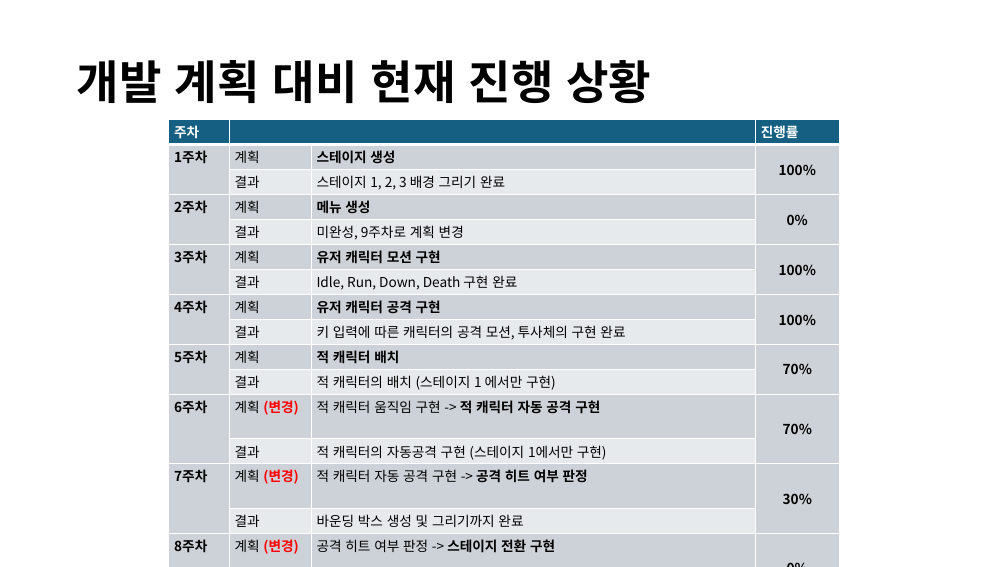
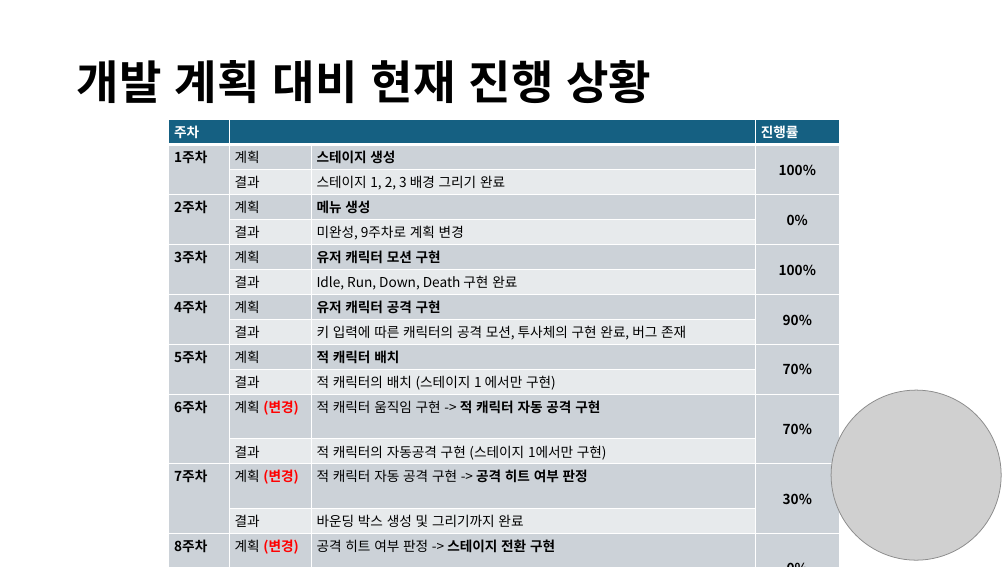
Before and after one commit to jmlee4122/2DGP_project_2021182030, a slide deck: slide 3 of slides/2D 게임프로그래밍 2차 발표자료.pptx. Drawn at 1008x567 pixels with LibreOffice and Linux fonts; fonts in the diff are those of the drawing; grey boxes stand for pictures. Boxes give left, top, right and bottom in pixels: in the first picture for what was removed or moved away, otherwise in the second. Text is boxed around its words. In the diff, an @@ line names an element or a change of style, - is before the commit and + after.

```diff
--- a/slides/2D 게임프로그래밍 2차 발표자료.pptx
+++ b/slides/2D 게임프로그래밍 2차 발표자료.pptx
@@ table at [169, 119, 839, 558] @@
-row 8, column 4: 100%
+row 8, column 4: 90%
-row 9, column 3: 키 입력에 따른 캐릭터의 공격 모션, 투사체의 구현 완료
+row 9, column 3: 키 입력에 따른 캐릭터의 공격 모션, 투사체의 구현 완료, 버그 존재
-row 20, column 4: 평균: 52.2
+row 20, column 4: 평균: 51.1
@@ picture added at [831, 390, 1001, 560] @@
```
Also in this commit, not shown: 3 other slides changed.
